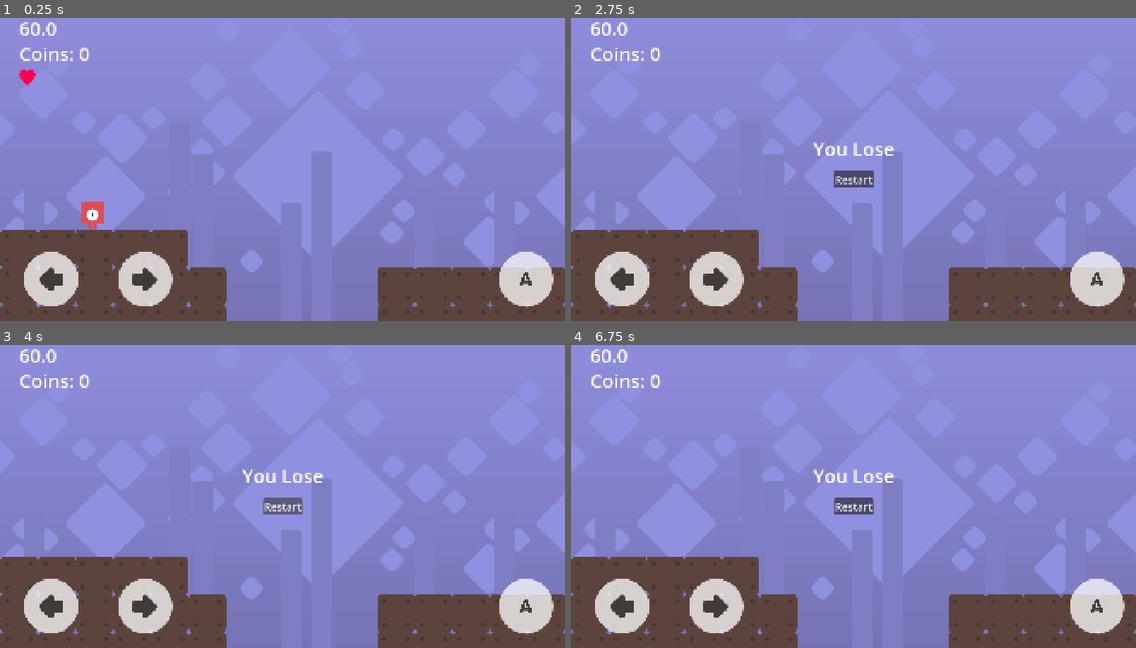
Above: before the commit, frames 1-4 (two rows, left to right).
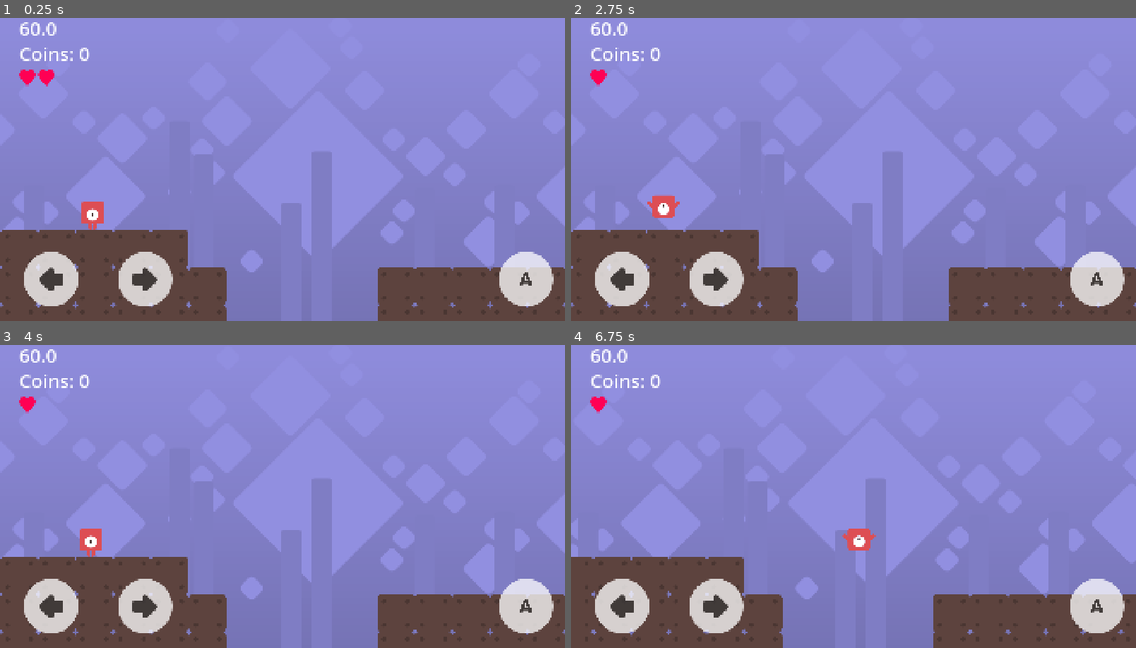
Above: after the commit, the same moments.

Repository: Mirror83/moddable-platformer
Game: Godot game, scene res://level2.tscn
Two runs of this game, one before a commit and one after it. Both use one fixed random seed, a clock stepped at 60 frames per second and the inputs below.
Inputs (mouse positions are in pixels of both pictures, inside the frame that each line leads up to):
- Up to frame 1 (0.25 s): no input
- Up to frame 2 (2.75 s): tap Enter at 0.5 s; move the mouse to (977, 145) at 0.52 s; hold Right (player_1_right) 0.53-2.03 s; tap A (player_2_left) at 0.6, 2.1 s; click (977, 145) at 0.67 s; tap Up (player_1_jump) at 0.77, 1.52 s; move the mouse to (740, 178) at 1.27 s; tap D (player_2_right) at 1.35 s; move the mouse to (910, 90) at 2.02 s; hold Left (player_1_left) from 2.03 s (still down)
- Up to frame 3 (4 s): release Left (player_1_left) at 2.75 s; click (282, 505) at 2.75 s, where only the run before the commit has a clickable "Restart"; click (282, 505) at 3.5 s, where only the run before the commit has a clickable "Restart"
- Up to frame 4 (6.75 s): click (853, 505) at 4.25 s, where only the run before the commit has a clickable "Restart"; tap Space at 5 s; move the mouse to (825, 554) at 5.02 s; hold Right (player_1_right) 5.03-6.53 s; tap D (player_2_right) at 5.1, 6.6 s; click (825, 554) at 5.17 s; tap Up (player_1_jump) at 5.27, 6.02 s; move the mouse to (1023, 535) at 5.77 s; tap A (player_2_left) at 5.85 s; move the mouse to (684, 441) at 6.52 s; hold Left (player_1_left) from 6.53 s (still down)

The runs differ from the first frame. In frame 1, 0.1% of the frame differs, in the area x 6-10%, y 17-23%; in frame 2, 1.1%; in frame 3, 1.1%; in frame 4, 9.9%, in the area x 0-100%, y 17-100%.

Commit message:
feat: add restart button on win UI make it reload current scene
this is kind of a rudimentary reset

Diff:
--- a/hud.tscn
+++ b/hud.tscn
@@ -156,25 +156,34 @@
 size_flags_horizontal = 4
 text = "Press any key to start"
 
-[node name="WinEnding" type="Label" parent="."]
-unique_name_in_owner = true
-visible = false
-top_level = true
+[node name="WinEnding" type="VBoxContainer" parent="."]
+unique_name_in_owner = true
+visible = false
+clip_contents = true
 anchors_preset = 8
 anchor_left = 0.5
 anchor_top = 0.5
 anchor_right = 0.5
 anchor_bottom = 0.5
-offset_left = -210.0
-offset_top = -81.0
-offset_right = 210.0
-offset_bottom = 98.0
+offset_left = -138.0
+offset_top = -89.0
+offset_right = 138.0
+offset_bottom = 89.0
 grow_horizontal = 2
 grow_vertical = 2
-size_flags_horizontal = 4
-theme_override_font_sizes/font_size = 64
-text = "You Win!"
-horizontal_alignment = 1
+theme_override_constants/separation = 32
+alignment = 1
+
+[node name="WinEndingLabel" type="Label" parent="WinEnding"]
+layout_mode = 2
+theme_override_font_sizes/font_size = 64
+text = "You Win"
+
+[node name="RestartButton" type="Button" parent="WinEnding"]
+layout_mode = 2
+size_flags_horizontal = 4
+theme_override_font_sizes/font_size = 36
+text = "Restart"
 
 [node name="LoseEnding" type="VBoxContainer" parent="."]
 unique_name_in_owner = true
@@ -266,3 +275,6 @@
 passby_press = true
 action = "player_1_jump"
 visibility_mode = 1
+
+[connection signal="pressed" from="WinEnding/RestartButton" to="." method="_on_restart_button_pressed"]
+[connection signal="pressed" from="LoseEnding/RestartButton" to="." method="_on_restart_button_pressed"]
--- a/level2.tscn
+++ b/level2.tscn
@@ -56,7 +56,7 @@
 win_by_collecting_coins = true
 win_by_reaching_flag = true
 time_limit = 60
-lives = 1
+lives = 2
 
 [node name="TileMapLayer" type="TileMapLayer" parent="."]
 tile_map_data = PackedByteArray("AAAAAAgAAAAKAAEAAAABAAgAAAAKAAEAAAACAAgAAAAKAAEAAAADAAgAAAAKAAEAAAAKAAcAAAAKAAEAAAALAA …(8000 unchanged characters)…
--- a/main.tscn
+++ b/main.tscn
@@ -23,7 +23,6 @@
 win_by_collecting_coins = true
 win_by_reaching_flag = true
 time_limit = 60
-lives = 1
 
 [node name="Background" parent="." instance=ExtResource("2_tb5a2")]
 tint = Color(0.569993, 0.558956, 0.878091, 1)
--- a/scripts/hud.gd
+++ b/scripts/hud.gd
@@ -75,3 +75,9 @@
 
 func _on_game_ended(ending: Global.Endings):
 	ending_labels[ending].visible = true
+
+
+func _on_restart_button_pressed() -> void:
+	var result = get_tree().reload_current_scene()
+	if result != OK:
+		print("Unable to reload current scene. Error %s" % result)
